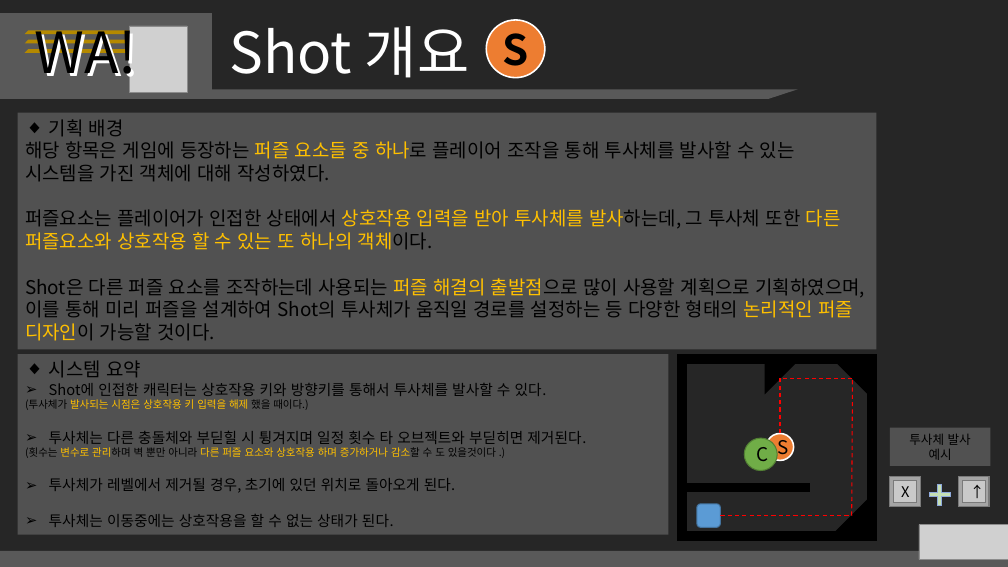
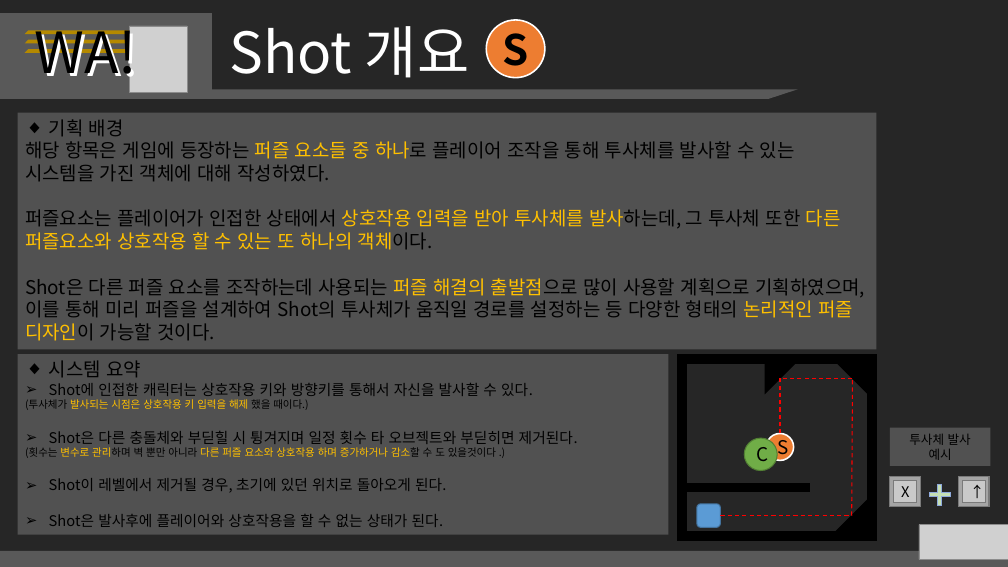
Before and after one commit to taeseongeom/WA, a slide deck: slide 3 of 기획서/WA!/System/WA!_System_Puzzle_Shot.pptx. Drawn at 1008x567 pixels with LibreOffice and Linux fonts; fonts in the diff are those of the drawing; grey boxes stand for pictures. Boxes give left, top, right and bottom in pixels: in the first picture for what was removed or moved away, otherwise in the second. Text is boxed around its words. In the diff, an @@ line names an element or a change of style, - is before the commit and + after.

```diff
--- a/기획서/WA!/System/WA!_System_Puzzle_Shot.pptx
+++ b/기획서/WA!/System/WA!_System_Puzzle_Shot.pptx
@@ text in rectangle at (x1=49, y1=383, x2=533, y2=396): text changed @@
-➢ Shot에 인접한 캐릭터는 상호작용 키와 방향키를 통해서 투사체를 발사할 수 있다.
+➢ Shot에 인접한 캐릭터는 상호작용 키와 방향키를 통해서 자신을 발사할 수 있다.
@@ text in rectangle at (x1=49, y1=431, x2=578, y2=444): text changed @@
-➢ 투사체는 다른 충돌체와 부딛힐 시 튕겨지며 일정 횟수 타 오브젝트와 부딛히면 제거된다.
+➢ Shot은 다른 충돌체와 부딛힐 시 튕겨지며 일정 횟수 타 오브젝트와 부딛히면 제거된다.
@@ text in rectangle at (x1=49, y1=478, x2=446, y2=527): text changed @@
-➢ 투사체가 레벨에서 제거될 경우, 초기에 있던 위치로 돌아오게 된다.
-➢ 투사체는 이동중에는 상호작용을 할 수 없는 상태가 된다.
+➢ Shot이 레벨에서 제거될 경우, 초기에 있던 위치로 돌아오게 된다.
+➢ Shot은 발사후에 플레이어와 상호작용을 할 수 없는 상태가 된다.
```
Also in this commit, not shown: 1 other slide changed, 2 other files.
